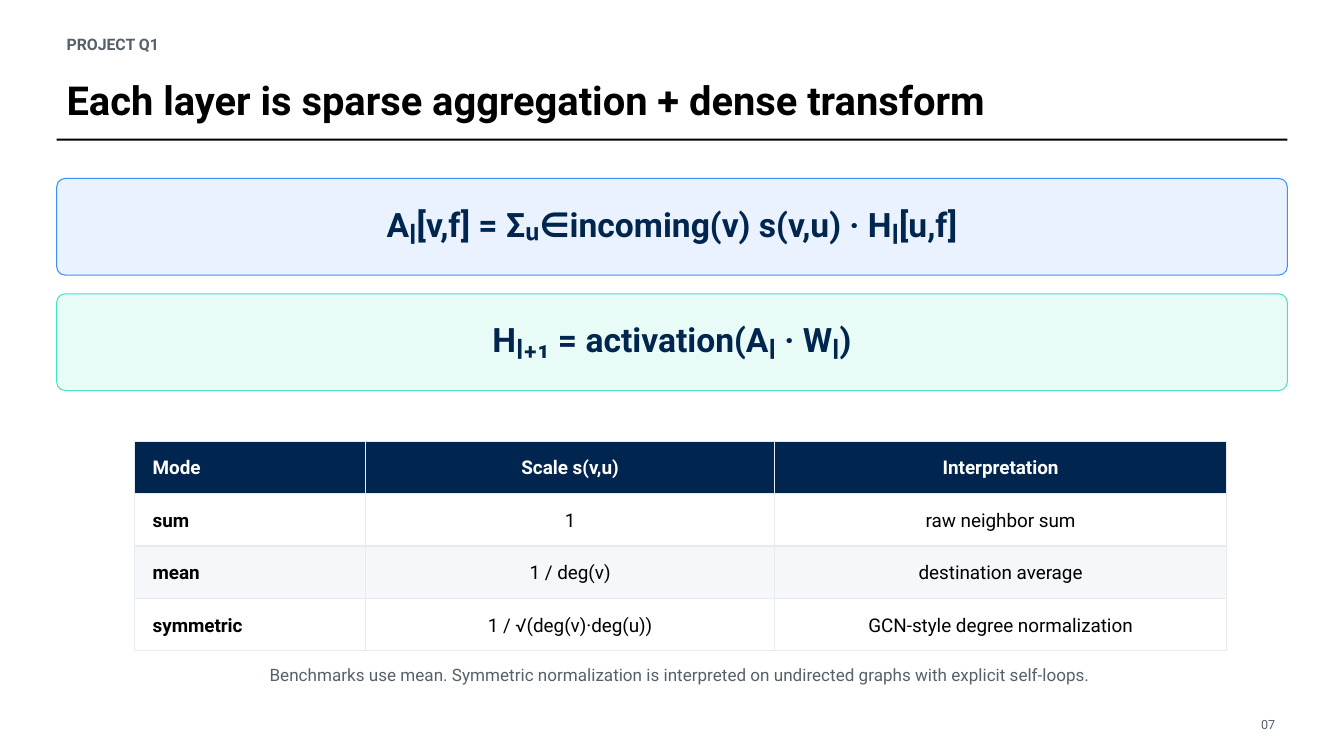
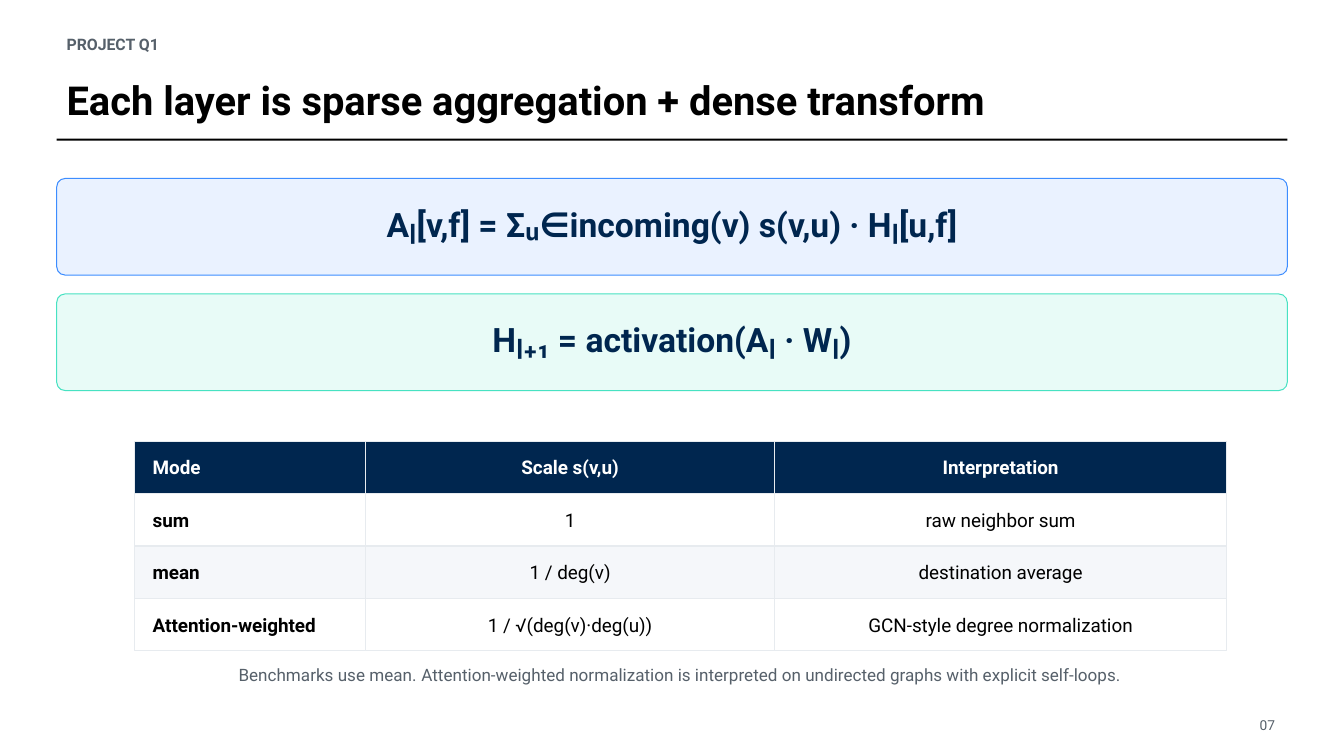
Before and after one commit to numei/gnni_on_gpus, a slide deck: slide 7 of docs/Q1-presentation-final.pptx. Drawn at 1344x756 pixels with LibreOffice and Linux fonts; fonts in the diff are those of the drawing. Boxes give left, top, right and bottom in pixels: in the first picture for what was removed or moved away, otherwise in the second. Text is boxed around its words. In the diff, an @@ line names an element or a change of style, - is before the commit and + after.

```diff
--- a/docs/Q1-presentation-final.pptx
+++ b/docs/Q1-presentation-final.pptx
@@ text at (153,617,316,636): text changed @@
-symmetric
+Attention-weighted
@@ text at (239,668,1120,685): text changed @@
-Benchmarks use mean. Symmetric normalization is interpreted on undirected graphs with explicit self-loops.
+Benchmarks use mean. Attention-weighted normalization is interpreted on undirected graphs with explicit self-loops.
@@ text "07" at (1260,720,1275,730): size 9 to 9.8 pt @@
```
Also in this commit, not shown: 22 other slides changed, 1 other file.
